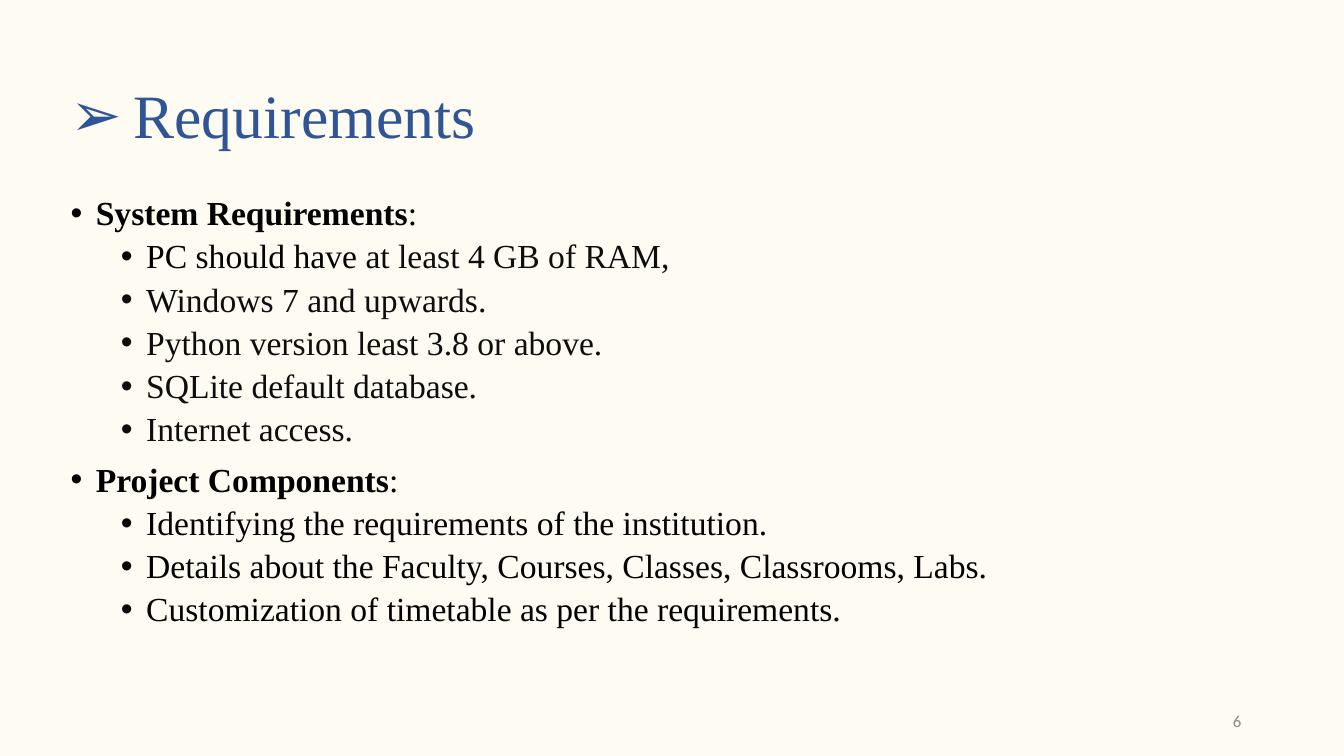
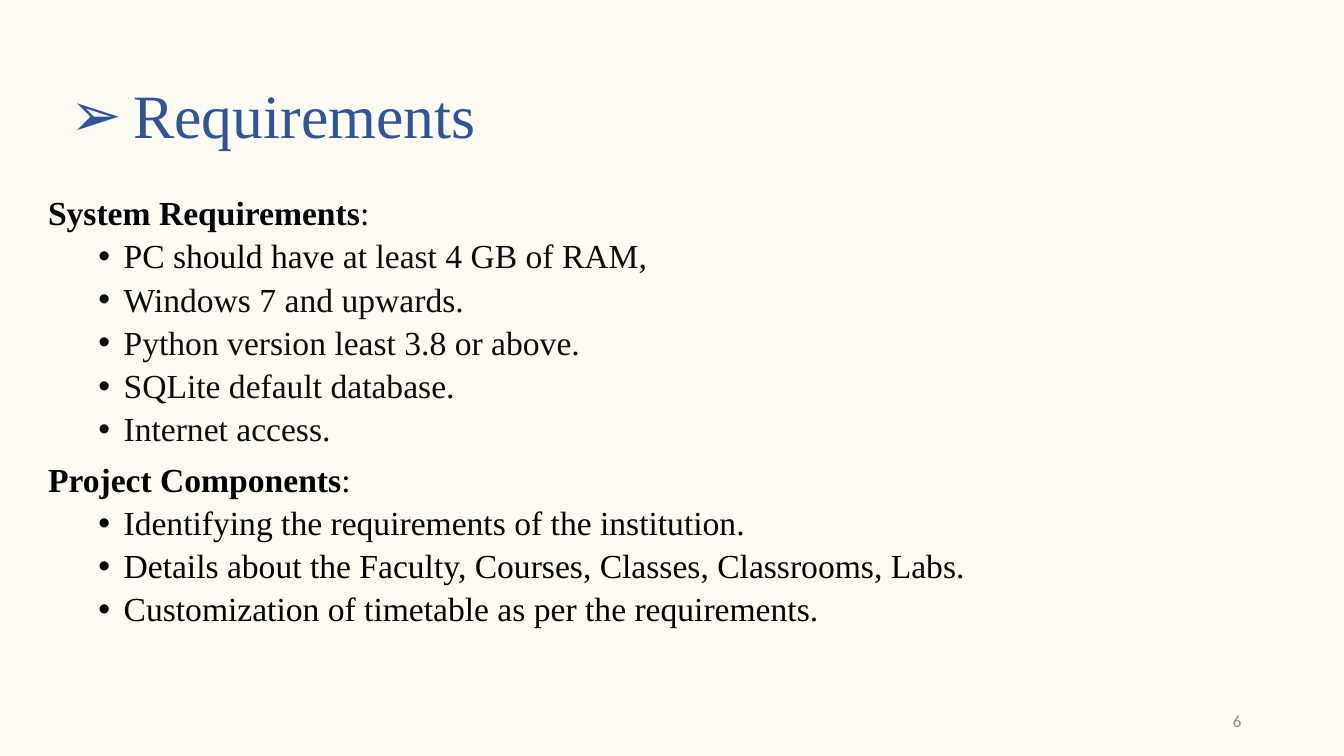
Before and after one commit to s-saanvi/Collection, a slide deck: slide 6 of Synopsis/Synopsis Presentation.pptx. Drawn at 1344x756 pixels with LibreOffice and Linux fonts; fonts in the diff are those of the drawing. Boxes give left, top, right and bottom in pixels: in the first picture for what was removed or moved away, otherwise in the second. Text is boxed around its words. In the diff, an @@ line names an element or a change of style, - is before the commit and + after.

```diff
--- a/Synopsis/Synopsis Presentation.pptx
+++ b/Synopsis/Synopsis Presentation.pptx
@@ text "System Requirements:": place and size @@
-text "System Requirements:" at (96, 201, 987, 628)
+text "System Requirements:" at (48, 201, 965, 628)
@@ text at (48, 201, 369, 498): bullet • to none @@
```
Also in this commit, not shown: 8 other slides changed, 1 slide removed, 4 other files.
